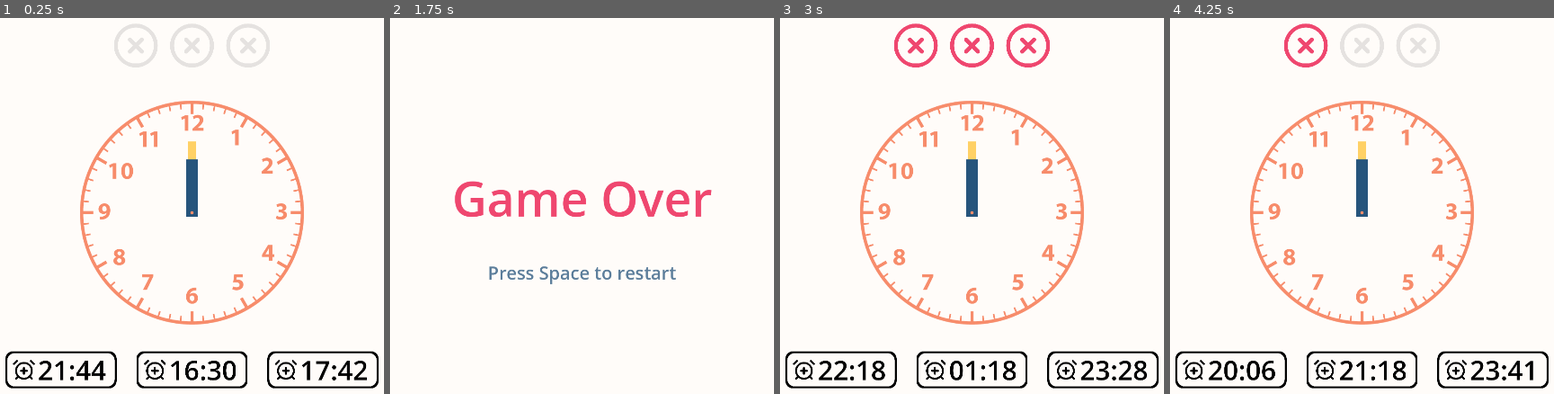
Above: before the commit, frames 1-4 (left to right).
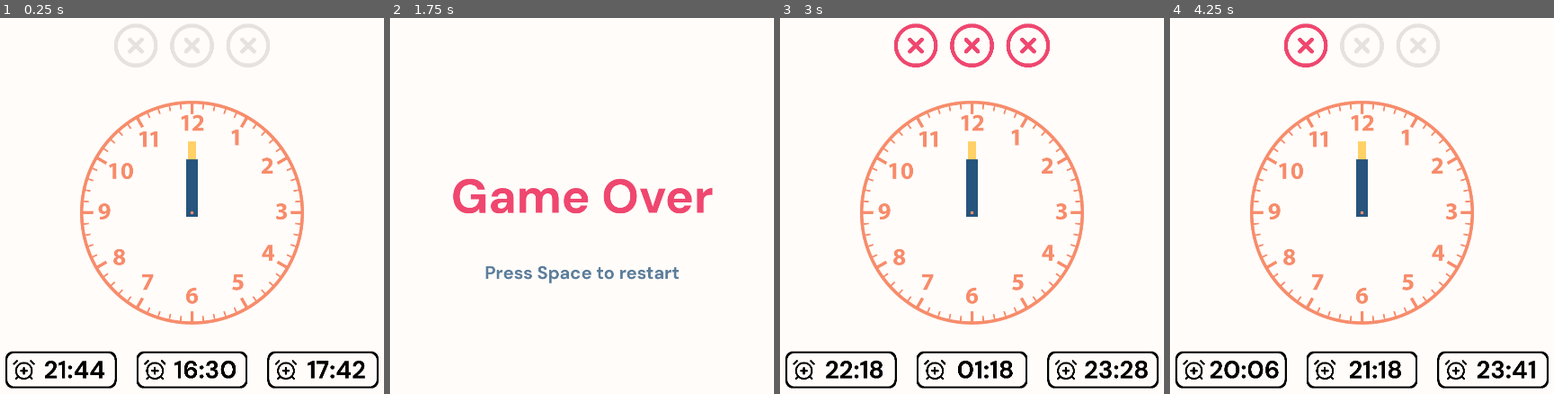
Above: after the commit, the same moments.

Repository: TheDedemon/Clockwise
Game: Godot game, scene res://nodes/screens/gameplay_screen.tscn
Two runs of this game, one before a commit and one after it. Both use one fixed random seed, a clock stepped at 60 frames per second and the inputs below.
Inputs:
- Up to frame 1 (0.25 s): no input
- Up to frame 2 (1.75 s): tap Enter at 0.5 s; tap Space (Confirm) at 0.6, 1.25, 1.35 s
- Up to frame 3 (3 s): tap Space (Confirm) at 2, 2.1, 2.75, 2.85 s
- Up to frame 4 (4.25 s): tap Space (Confirm) at 3.5, 3.6 s

The runs differ from the first frame. In frame 1, 1.2% of the frame differs, in the area x 10-96%, y 90-97%; in frame 2, 2.9%, in the area x 16-85%, y 42-71%; in frame 3, 1.5%; in frame 4, 1.5%.

Commit message:
add: fonts (bold and regular)

Diff:
--- a/nodes/goal.tscn
+++ b/nodes/goal.tscn
@@ -1,9 +1,10 @@
-[gd_scene load_steps=5 format=3 uid="uid://cavro8vkhq0lt"]
+[gd_scene load_steps=6 format=3 uid="uid://cavro8vkhq0lt"]
 
 [ext_resource type="Texture2D" uid="uid://x130xrr1jjk1" path="res://arts/border.png" id="1_8qh2u"]
 [ext_resource type="Texture2D" uid="uid://dwkhd6vcgbp4l" path="res://arts/alarm-clock-check-white.png" id="2_81rjf"]
 [ext_resource type="Script" path="res://scripts/goal.gd" id="2_a7l7n"]
 [ext_resource type="Texture2D" uid="uid://de2g72hnbxsot" path="res://arts/alarm-clock-plus-white.png" id="3_3ibm7"]
+[ext_resource type="FontFile" uid="uid://dljllnnb46grv" path="res://arts/fonts/DMSans-Bold.ttf" id="5_u8jdc"]
 
 [node name="Goal" type="Sprite2D" node_paths=PackedStringArray("label", "normal_alarm_sprite", "completed_alarm_sprite")]
 modulate = Color(0, 0, 0, 1)
@@ -26,11 +27,12 @@
 texture = ExtResource("2_81rjf")
 
 [node name="Label" type="Label" parent="."]
-offset_left = -206.0
+offset_left = -209.03
 offset_top = -148.0
-offset_right = 385.0
+offset_right = 427.97
 offset_bottom = 147.0
-theme_override_font_sizes/font_size = 216
+theme_override_fonts/font = ExtResource("5_u8jdc")
+theme_override_font_sizes/font_size = 200
 text = "00:00"
 horizontal_alignment = 1
 vertical_alignment = 1
--- a/nodes/screens/game_over_screen.tscn
+++ b/nodes/screens/game_over_screen.tscn
@@ -1,7 +1,8 @@
-[gd_scene load_steps=3 format=3 uid="uid://cvcde1rc3apbr"]
+[gd_scene load_steps=4 format=3 uid="uid://cvcde1rc3apbr"]
 
 [ext_resource type="Script" path="res://scripts/game_over.gd" id="1_il132"]
 [ext_resource type="AudioStream" uid="uid://blmalh6tuxsw8" path="res://audio/lose_c_01.wav" id="2_bcpwb"]
+[ext_resource type="FontFile" uid="uid://dljllnnb46grv" path="res://arts/fonts/DMSans-Bold.ttf" id="2_xv5j5"]
 
 [node name="GameOver" type="Node2D"]
 script = ExtResource("1_il132")
@@ -17,6 +18,7 @@
 offset_bottom = 587.5
 grow_horizontal = 2
 grow_vertical = 2
+theme_override_fonts/font = ExtResource("2_xv5j5")
 theme_override_font_sizes/font_size = 128
 text = "Game Over"
 
@@ -31,6 +33,7 @@
 offset_bottom = 749.5
 grow_horizontal = 2
 grow_vertical = 2
+theme_override_fonts/font = ExtResource("2_xv5j5")
 theme_override_font_sizes/font_size = 48
 text = "Press Space to restart"
 horizontal_alignment = 1
--- a/nodes/screens/victory_screen.tscn
+++ b/nodes/screens/victory_screen.tscn
@@ -1,7 +1,8 @@
-[gd_scene load_steps=3 format=3 uid="uid://8vlhtqu1yvd5"]
+[gd_scene load_steps=4 format=3 uid="uid://8vlhtqu1yvd5"]
 
 [ext_resource type="Script" path="res://scripts/victory.gd" id="1_b1kue"]
 [ext_resource type="AudioStream" uid="uid://b13ls8u7oxyog" path="res://audio/jingle_achievement_00.wav" id="2_6gi5c"]
+[ext_resource type="FontFile" uid="uid://dljllnnb46grv" path="res://arts/fonts/DMSans-Bold.ttf" id="2_u5ftt"]
 
 [node name="Victory" type="Node2D" node_paths=PackedStringArray("timer_label")]
 script = ExtResource("1_b1kue")
@@ -17,6 +18,7 @@
 offset_bottom = 478.0
 grow_horizontal = 2
 grow_vertical = 2
+theme_override_fonts/font = ExtResource("2_u5ftt")
 theme_override_font_sizes/font_size = 128
 text = "Well Done !!!"
 horizontal_alignment = 1
@@ -27,6 +29,7 @@
 offset_top = 464.0
 offset_right = 1920.0
 offset_bottom = 639.0
+theme_override_fonts/font = ExtResource("2_u5ftt")
 theme_override_font_sizes/font_size = 72
 text = "3 Minutes 20 Seconds"
 horizontal_alignment = 1
@@ -42,6 +45,7 @@
 offset_bottom = 778.0
 grow_horizontal = 2
 grow_vertical = 2
+theme_override_fonts/font = ExtResource("2_u5ftt")
 theme_override_font_sizes/font_size = 48
 text = "Press Space to restart"
 horizontal_alignment = 1
Binary file added: arts/fonts/DMSans-Bold.ttf
Not shown, added: arts/fonts/DMSans-Bold.ttf.import
Binary file added: arts/fonts/DMSans-Regular.ttf
Not shown, added: arts/fonts/DMSans-Regular.ttf.import
